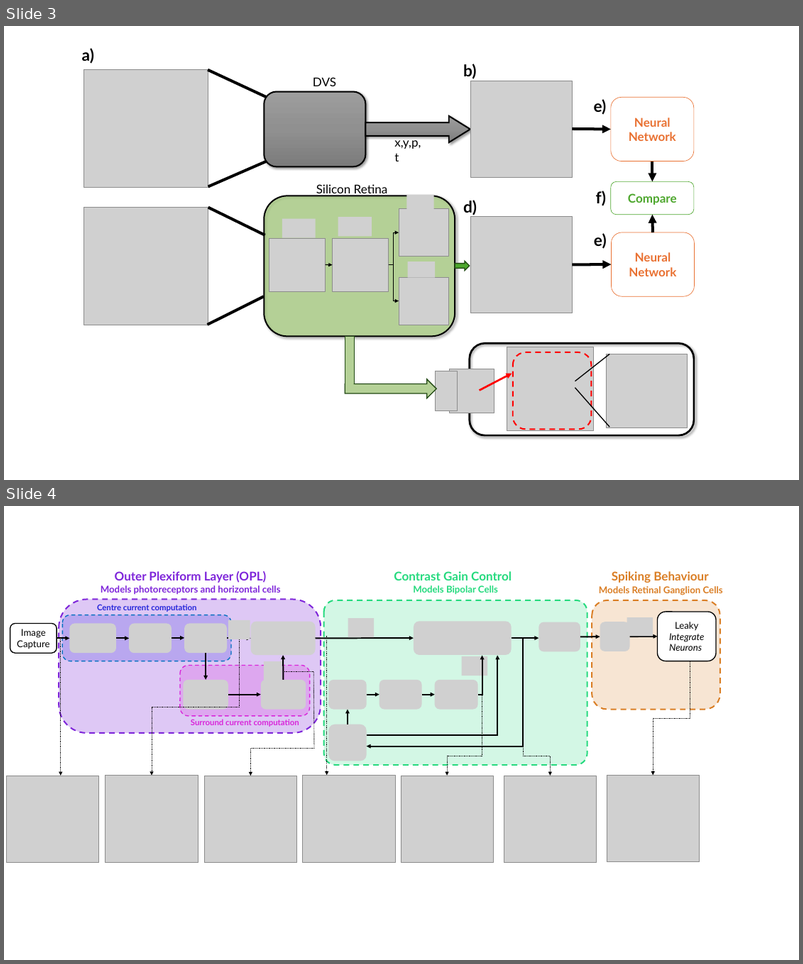
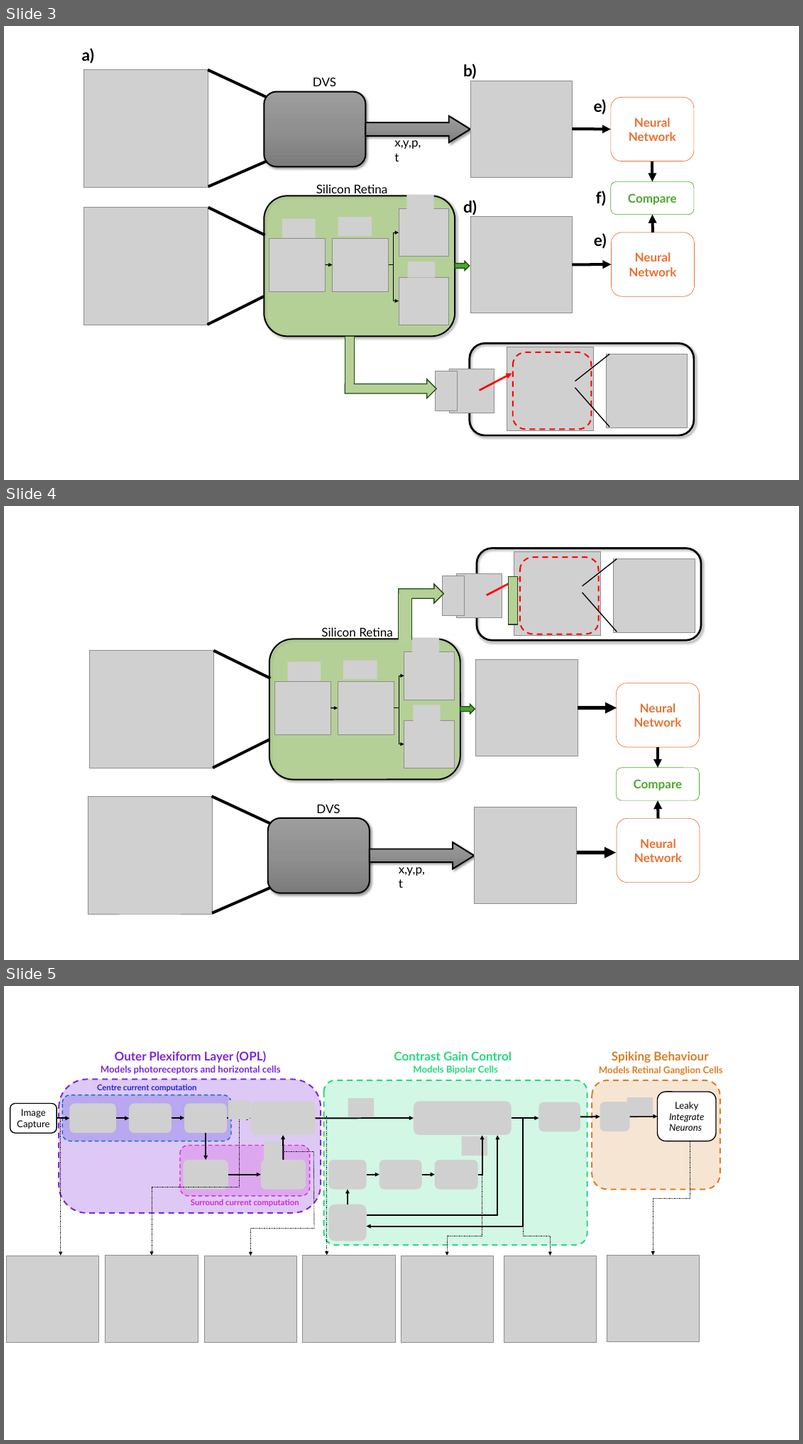
Before and after one commit to mlewandowski0/sillicon-retina, a slide deck: paper-figures/retina-figs-2.pptx. Shown one above the other, each under a label of ours: slides 3 and 4 before the commit, slides 3, 4 and 5 after it. The pictures are 803x964 and 803x1444 pixels, drawn with LibreOffice and Linux fonts; fonts in the diff are those of the drawing; grey boxes stand for pictures. Boxes give left, top, right and bottom in pixels: in the first picture for what was removed or moved away, otherwise in the second. Text is boxed around its words. In the diff, an @@ line names an element or a change of style, - is before the commit and + after.

Commit message:
fig update

```diff
--- a/paper-figures/retina-figs-2.pptx
+++ b/paper-figures/retina-figs-2.pptx
@@ slide 4 added at (x1=4, y1=506, x2=799, y2=960), background #FFFFFF @@
@@ rounded rectangle added at (x1=477, y1=549, x2=701, y2=640), outline #000000 3 pt @@
@@ picture added at (x1=514, y1=551, x2=601, y2=635) @@
@@ rounded rectangle added at (x1=520, y1=557, x2=599, y2=634), outline #FF0000 2.25 pt dashed @@
@@ line added from (617, 559) to (583, 586), #000000 1.5 pt @@
@@ picture added at (x1=613, y1=559, x2=695, y2=633) @@
@@ right arrow added at (x1=399, y1=584, x2=443, y2=603), fill #B5D197, outline #224914 1.5 pt @@
@@ picture added at (x1=443, y1=576, x2=464, y2=615) @@
@@ picture added at (x1=456, y1=574, x2=501, y2=617) @@
@@ arrow added from (487, 595) to (519, 578), #FF0000 3 pt @@
@@ rectangle added at (x1=509, y1=577, x2=518, y2=625), fill #B5D197, outline #224914 1.5 pt @@
@@ rectangle added at (x1=399, y1=599, x2=412, y2=639), fill #B5D197, outline #1C440D 1.5 pt @@
@@ rectangle added at (x1=399, y1=595, x2=411, y2=642), fill #B5D197, outline #B5D197 1.5 pt @@
@@ line added from (583, 593) to (617, 632), #000000 1.5 pt @@
@@ rounded rectangle added at (x1=617, y1=684, x2=700, y2=747), outline #E97132 0.75 pt, 19.1 pt, text #E97132, bold @@
+Neural Network
@@ arrow added from (578, 708) to (617, 708), #000000 6 pt @@
@@ group added at (x1=89, y1=627, x2=578, y2=779): 10 pictures, 2 elbow arrows, 2 lines, 1 text, 1 rounded rectangle, 1 arrow, 1 right arrow @@
+Silicon Retina
@@ arrow added from (658, 747) to (658, 768), #000000 4.5 pt @@
@@ rounded rectangle added at (x1=617, y1=768, x2=700, y2=801), outline #4EA72E 0.75 pt, 19.1 pt, text #4EA72E, bold @@
+Compare
@@ arrow added from (659, 818) to (658, 801), #000000 4.5 pt @@
@@ group added at (x1=88, y1=796, x2=576, y2=914): 2 pictures, 2 lines, 2 texts, 1 rounded rectangle, 1 right arrow @@
+x,y,p,t
+DVS
@@ rounded rectangle added at (x1=617, y1=818, x2=700, y2=883), outline #E97132 0.75 pt, 19.1 pt, text #E97132, bold @@
+Neural Network
@@ arrow added from (577, 852) to (616, 852), #000000 6 pt @@
@@ what was slide 4 is now slide 5 @@
```
